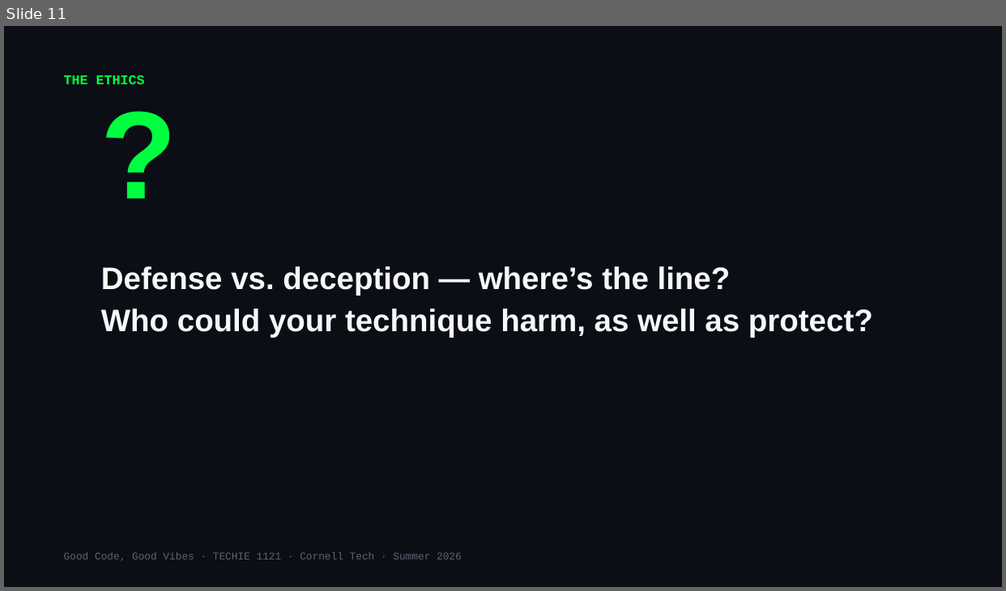
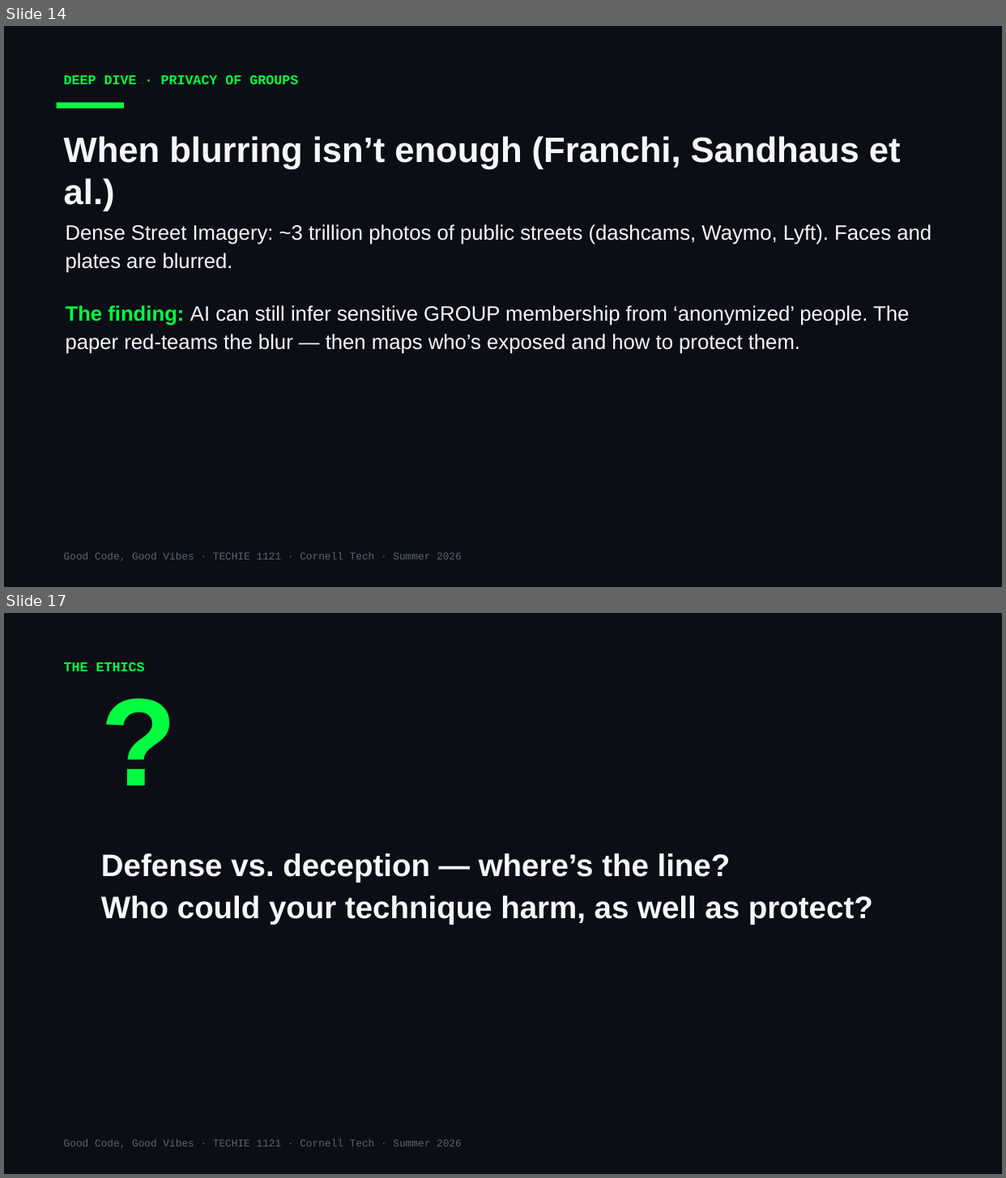
Before and after one commit to Cornell-Tech-Vibe-Coding-Summer-2026/website, a slide deck: slides/Week2-Wed-AI-Against-AI.pptx. Shown one above the other, each under a label of ours: slide 11 before the commit, slides 14 and 17 after it; the slides between them are not shown. The pictures are 1006x591 and 1006x1178 pixels, drawn with LibreOffice and Linux fonts; fonts in the diff are those of the drawing. Boxes give left, top, right and bottom in pixels: in the first picture for what was removed or moved away, otherwise in the second. Text is boxed around its words. In the diff, an @@ line names an element or a change of style, - is before the commit and + after.

```diff
--- a/slides/Week2-Wed-AI-Against-AI.pptx
+++ b/slides/Week2-Wed-AI-Against-AI.pptx
@@ slide 14 added at <box>4,26,1002,587</box>, background #0B0E14 @@
@@ text added at <box>64,75,298,84</box>, 13 pt, text #00FF41, bold @@
+DEEP DIVE · PRIVACY OF GROUPS
@@ rectangle added at <box>57,102,124,109</box>, fill #00FF41 @@
@@ text added at <box>64,136,901,211</box>, 34 pt, text #F5F7FA, bold @@
+When blurring isn’t enough (Franchi, Sandhaus et al.)
@@ text added at <box>66,224,931,354</box>, 20 pt, text #F5F7FA @@
+Dense Street Imagery: ~3 trillion photos of public streets (dashcams, Waymo, Lyft). Faces and plates are blurred.
+The finding: AI can still infer sensitive GROUP membership from ‘anonymized’ people. The paper red-teams the blur — then maps who’s exposed and how to protect them.
@@ text added at <box>64,552,462,561</box>, 10 pt, text #5A6474 @@
+Good Code, Good Vibes · TECHIE 1121 · Cornell Tech · Summer 2026
@@ what was slide 11 is now slide 17 @@
```
Also in this commit, not shown: 9 slides changed, 6 other slides added, 1 slide removed, 2 other files.
